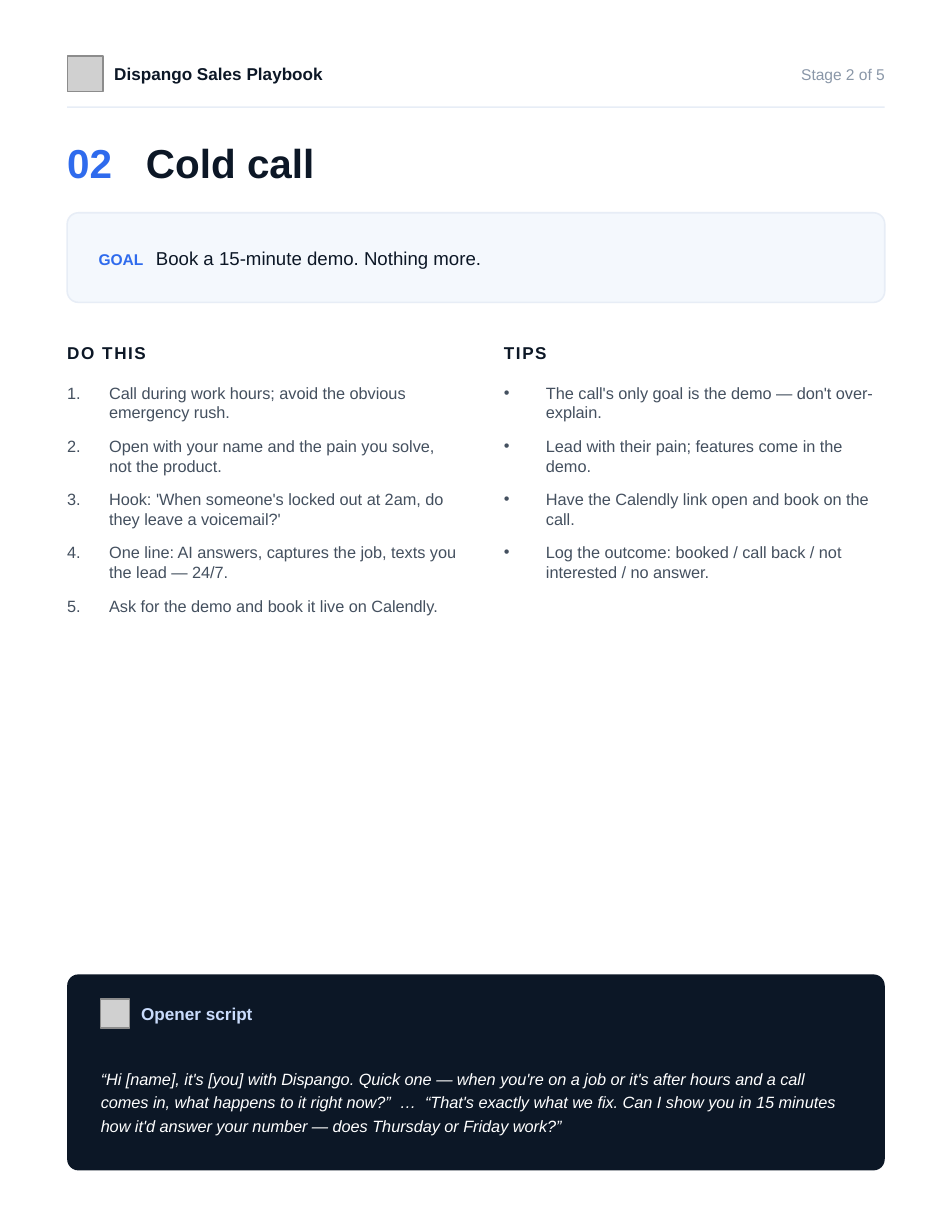
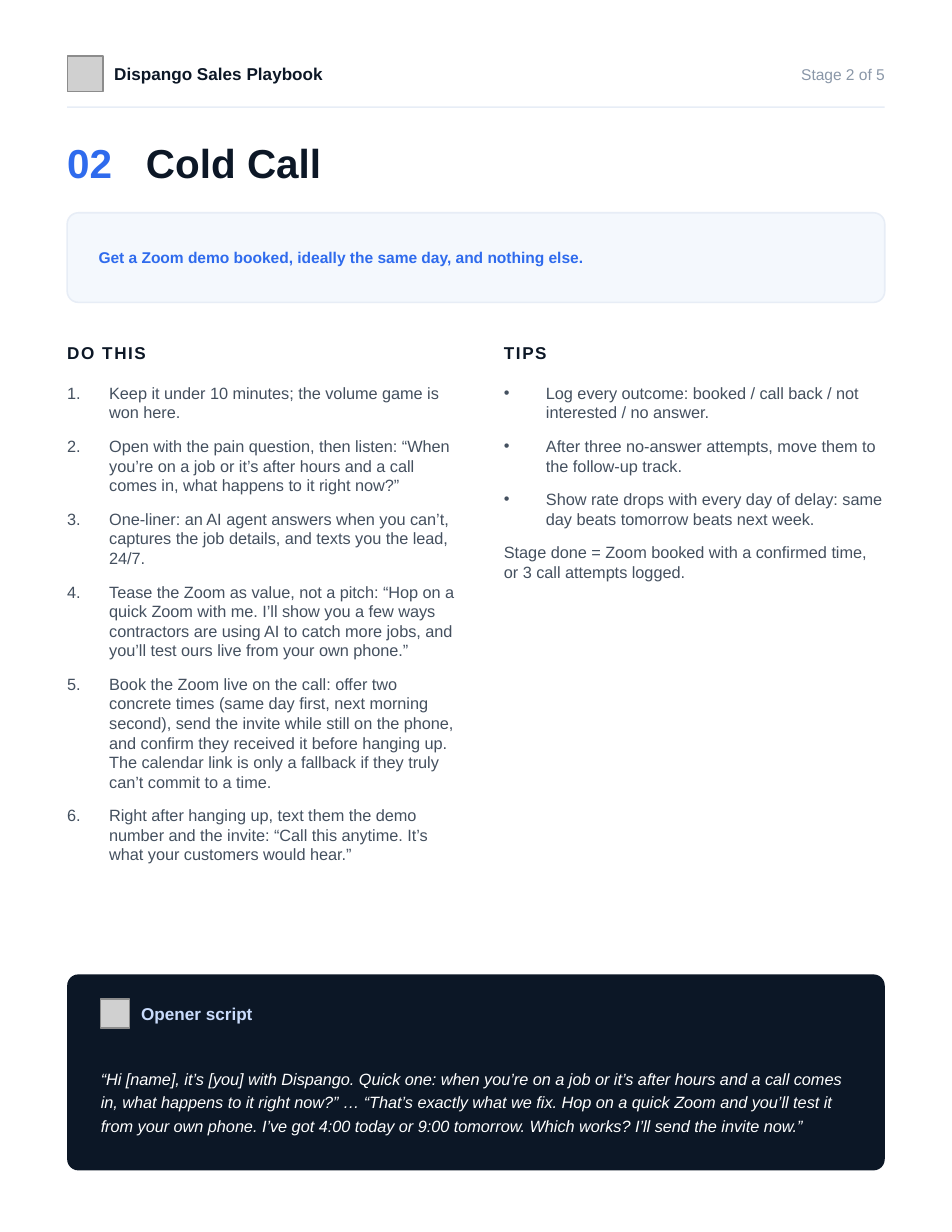
Before and after one commit to miguelangelsegura/mj-locksmith-webhook, a slide deck: slide 4 of sales/Dispango-sales-playbook.pptx. Drawn at 952x1232 pixels with LibreOffice and Linux fonts; fonts in the diff are those of the drawing; grey boxes stand for pictures. Boxes give left, top, right and bottom in pixels: in the first picture for what was removed or moved away, otherwise in the second. Text is boxed around its words. In the diff, an @@ line names an element or a change of style, - is before the commit and + after.

```diff
--- a/sales/Dispango-sales-playbook.pptx
+++ b/sales/Dispango-sales-playbook.pptx
@@ text at (x1=67, y1=148, x2=321, y2=179): text changed @@
-02 Cold call
+02 Cold Call
@@ text at (x1=99, y1=251, x2=583, y2=267): text changed; size 12 to 10 pt; text colour #0C1726 to #2F6BED; bold on @@
-GOAL Book a 15-minute demo. Nothing more.
+Get a Zoom demo booked, ideally the same day, and nothing else.
@@ text at (x1=109, y1=387, x2=454, y2=864): text changed @@
-1. Call during work hours; avoid the obvious emergency rush.
-2. Open with your name and the pain you solve, not the product.
-3. Hook: 'When someone's locked out at 2am, do they leave a voicemail?'
-4. One line: AI answers, captures the job, texts you the lead — 24/7.
-5. Ask for the demo and book it live on Calendly.
+1. Keep it under 10 minutes; the volume game is won here.
+2. Open with the pain question, then listen: “When you’re on a job or it’s after hours and a call comes in, what happens to it right now?”
+3. One-liner: an AI agent answers when you can’t, captures the job details, and texts you the lead, 24/7.
+4. Tease the Zoom as value, not a pitch: “Hop on a quick Zoom with me. I’ll show you a few ways contractors are using AI to catch more jobs, and you’ll test ours live from your own phone.”
+5. Book the Zoom live on the call: offer two concrete times (same day first, next morning second), send the invite while still on the phone, and confirm they received it before hanging up. The calendar link is only a fallback if they truly can’t commit to a time.
+6. Right after hanging up, text them the demo number and the invite: “Call this anytime. It’s what your customers would hear.”
@@ text at (x1=504, y1=387, x2=882, y2=582): text changed @@
-• The call's only goal is the demo — don't over-explain.
-• Lead with their pain; features come in the demo.
-• Have the Calendly link open and book on the call.
-• Log the outcome: booked / call back / not interested / no answer.
+• Log every outcome: booked / call back / not interested / no answer.
+• After three no-answer attempts, move them to the follow-up track.
+• Show rate drops with every day of delay: same day beats tomorrow beats next week.
+Stage done = Zoom booked with a confirmed time, or 3 call attempts logged.
@@ text at (x1=101, y1=1073, x2=842, y2=1136): text changed @@
-“Hi [name], it's [you] with Dispango. Quick one — when you're on a job or it's after hours and a call comes in, what happens to it right now?” … “That's exactly what we fix. Can I show you in 15 minutes how it'd answer your number — does Thursday or Friday work?”
+“Hi [name], it’s [you] with Dispango. Quick one: when you’re on a job or it’s after hours and a call comes in, what happens to it right now?” … “That’s exactly what we fix. Hop on a quick Zoom and you’ll test it from your own phone. I’ve got 4:00 today or 9:00 tomorrow. Which works? I’ll send the invite now.”
```
Also in this commit, not shown: 7 other slides changed, 1 slide added.
